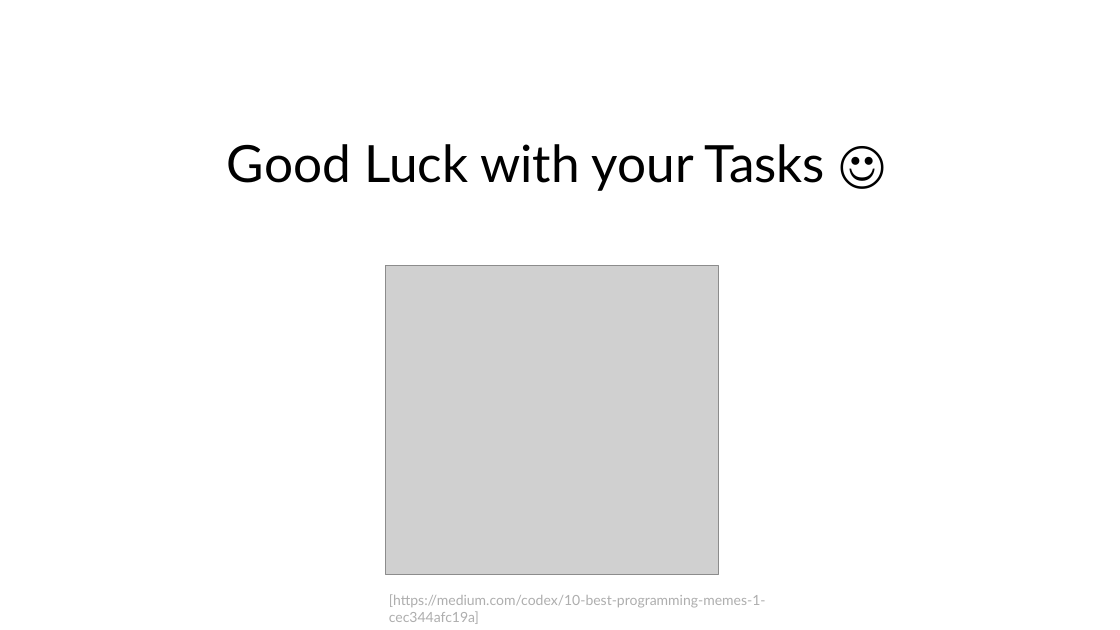
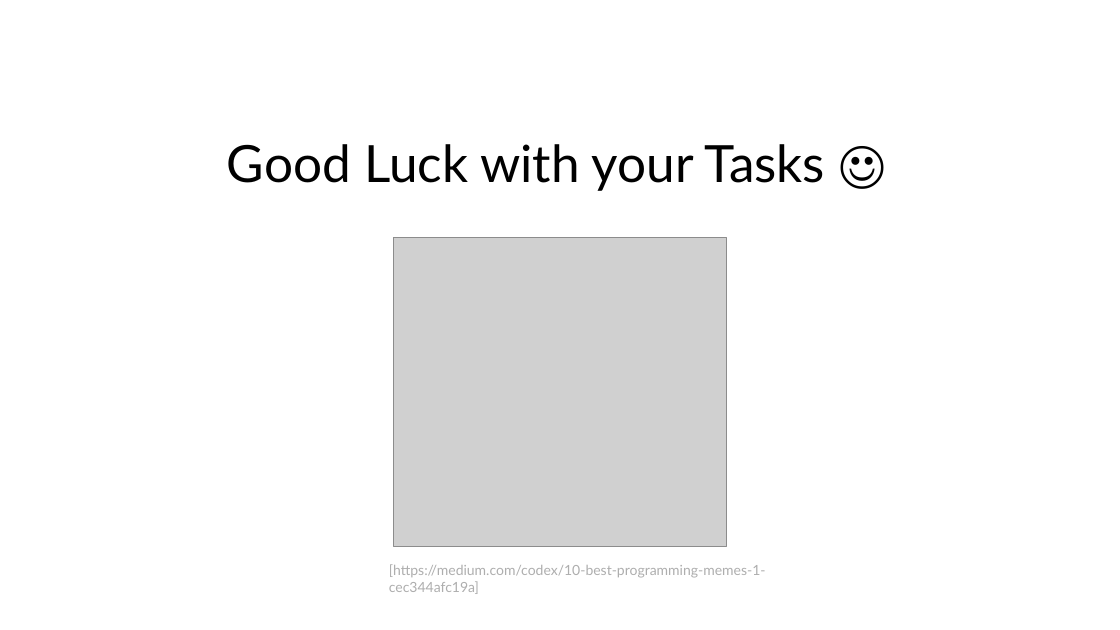
Before and after one commit to jonathanbollig/pycophy, a slide deck: slide 8 of Lectures/Chunk 5 - Loops.pptx. Drawn at 1120x630 pixels with LibreOffice and Linux fonts; fonts in the diff are those of the drawing; grey boxes stand for pictures. Boxes give left, top, right and bottom in pixels: in the first picture for what was removed or moved away, otherwise in the second. Text is boxed around its words. In the diff, an @@ line names an element or a change of style, - is before the commit and + after.

```diff
--- a/Lectures/Chunk 5 - Loops.pptx
+++ b/Lectures/Chunk 5 - Loops.pptx
@@ picture: place and size @@
-picture at box(386, 266, 718, 575)
+picture at box(394, 238, 727, 547)
@@ text "[https://medium.com/codex/10-best-programming-memes-1-cec344 ...": place and size @@
-text "[https://medium.com/codex/10-best-programming-memes-1-cec344 ..." at box(389, 594, 766, 624)
+text "[https://medium.com/codex/10-best-programming-memes-1-cec344 ..." at box(389, 564, 766, 594)
```
Also in this commit, not shown: 3 other slides changed, 1 other file.
